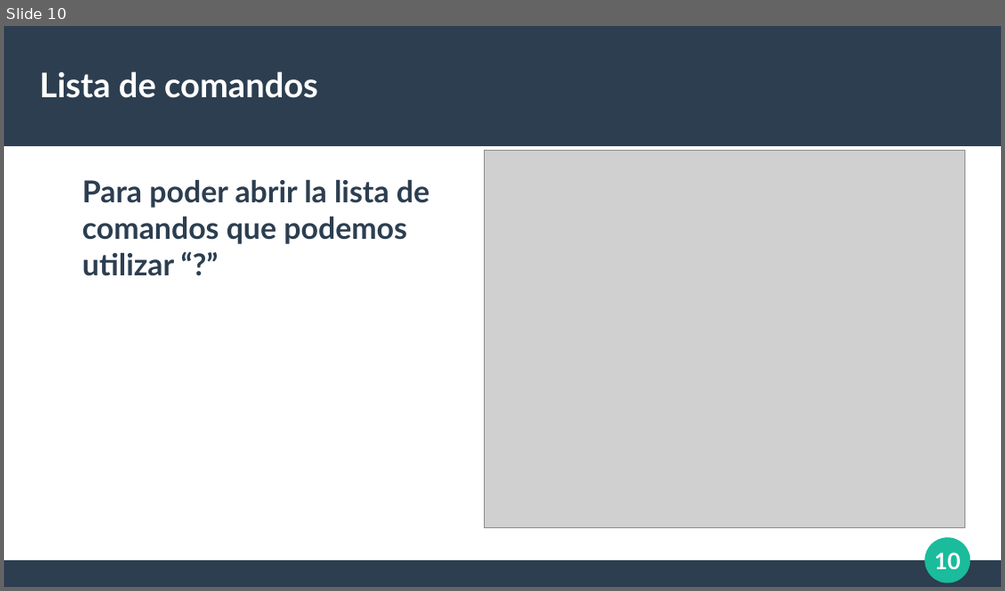
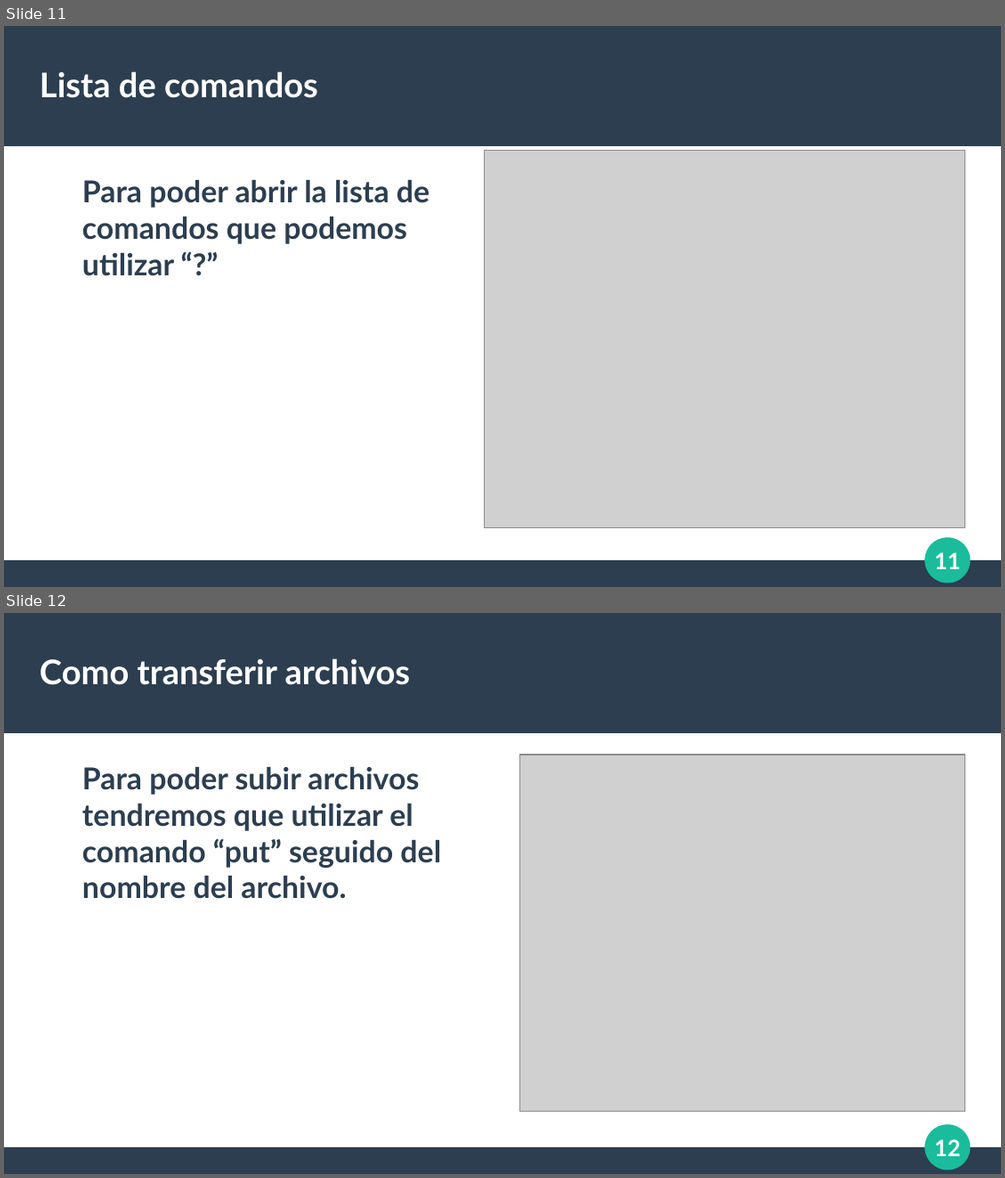
Before and after one commit to RubenAC1999/Clase, a slide deck: SistemasInfor/Tema 8/UD8_Agra_Casal_Ruben_presentacion_ftp.odp. Shown one above the other, each under a label of ours: slide 10 before the commit, slides 11 and 12 after it. The pictures are 1005x591 and 1005x1178 pixels, drawn with LibreOffice and Linux fonts; fonts in the diff are those of the drawing; grey boxes stand for pictures. Boxes give left, top, right and bottom in pixels: in the first picture for what was removed or moved away, otherwise in the second. Text is boxed around its words. In the diff, an @@ line names an element or a change of style, - is before the commit and + after.

```diff
--- a/SistemasInfor/Tema 8/UD8_Agra_Casal_Ruben_presentacion_ftp.odp
+++ b/SistemasInfor/Tema 8/UD8_Agra_Casal_Ruben_presentacion_ftp.odp
@@ slide 12 added at (x1=4, y1=613, x2=1001, y2=1174), background #FFFFFF; not listed: 4 template elements that a slide beside it also shows @@
@@ title added at (x1=40, y1=658, x2=411, y2=685), 27 pt, text #FFFFFF, bold @@
+Como transferir archivos
@@ text added at (x1=82, y1=767, x2=441, y2=899), 24 pt, text #2C3E50, bold @@
+Para poder subir archivos tendremos que utilizar el comando “put” seguido del nombre del archivo.
@@ picture added at (x1=520, y1=755, x2=965, y2=1111) @@
@@ what was slide 10 is now slide 11 @@
@@ page number at (x1=934, y1=552, x2=960, y2=569): text changed @@
-10
+11
```
Also in this commit, not shown: 2 other slides added.
